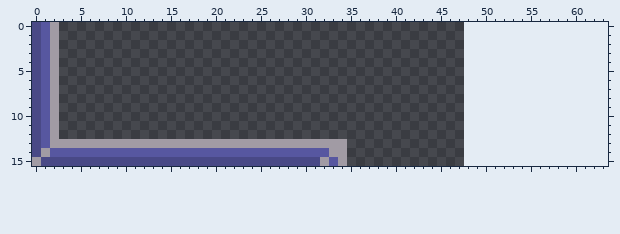
Two versions of one pixel-art file, DualityGGJ/Assets/Sprites/Misc/midgroundTlies.aseprite. That is the earlier state.
48x16 pixels, 1 frame. The old version is drawn lined up with the new one, on the new canvas.
Once edited:
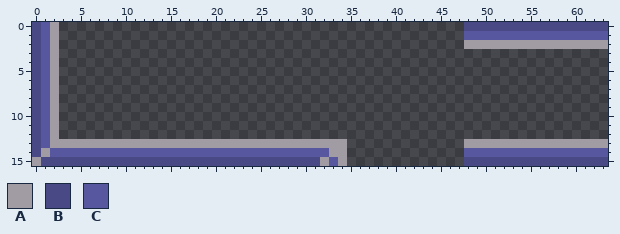
Palette (. is transparent): A #a19ba4  B #494986  C #5757a0
The exact change:
canvas 48x16 -> 64x16
The edit adds colour A in row 2 at x 48 to 63; in row 13 at x 48 to 63.
The edit adds colour B in row 0 at x 48 to 63; in row 15 at x 48 to 63.
The edit adds colour C in row 1 at x 48 to 63; in row 14 at x 48 to 63.
